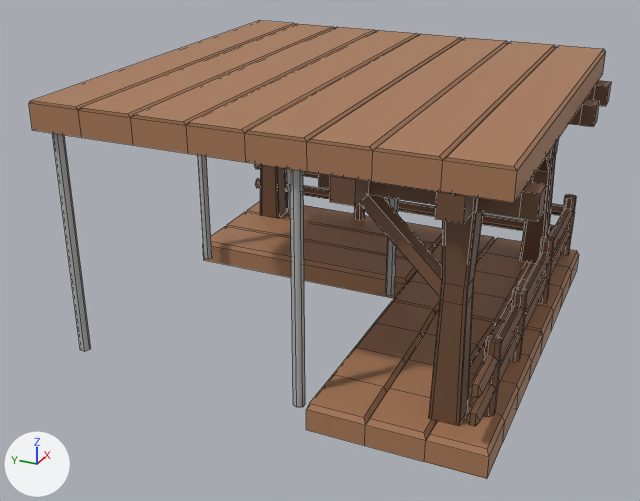
The FBX model Assets/3DModels/Buildings/Constructions/BasicElevator/BasicElevator_Corner_Down.fbx as it was, and as the next commit left it.
One viewpoint serves both versions: a 50 mm camera at (-14.96, -6.14, 8.78) aimed at (-0.55, 0.34, 1.57). Every picture has the same lights, and +X, +Y and +Z are marked at lower left. The first picture is the older version. Mesh edges are drawn as thin lines. Where no turn or scale is listed for an object, it has been applied to the vertices.

Script lines for the objects in view, before the commit:
```python
me_cube_022 = bpy.data.meshes.new('Cube.022')
me_cube_022.from_pydata(...)  # 912 vertices, 839 faces; spans x -4.0..4.25, y -4.25..4.0, z 0.0..5.0
me_cube_022.materials.append(mat_palette)  # picture img_palettetexture_png
ob_basicelevator_corner_down = bpy.data.objects.new('BasicElevator_Corner_Down', me_cube_022)
ob_basicelevator_corner_down.location = (0.0, 0.0, 0.0)
```
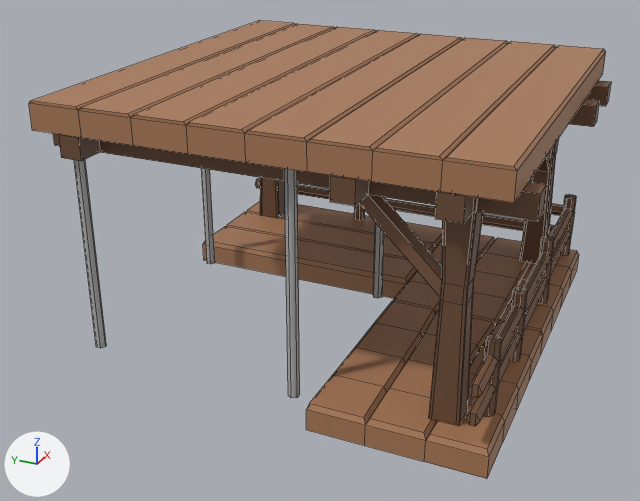
Boxes (x1, y1, x2, y2) around the edits, measured in the pictures (640 x 501 px; the box of a moved part takes in the faces that stretch with it):
```json
{"part": 1, "of": "me_cube_022", "change": "moved or reshaped", "before": [290, 169, 305, 407], "after": [284, 168, 300, 398]}
{"part": 2, "of": "me_cube_022", "change": "moved or reshaped", "before": [386, 198, 398, 296], "after": [373, 197, 385, 298]}
{"part": 3, "of": "me_cube_022", "change": "moved or reshaped", "before": [52, 133, 91, 352], "after": [74, 160, 106, 348]}
{"part": 4, "of": "me_cube_022", "change": "moved or reshaped", "before": [198, 155, 212, 259], "after": [202, 168, 215, 264]}
{"part": 5, "of": "me_cube_022", "change": "reshaped", "before": [569, 80, 611, 127], "after": [569, 80, 611, 127]}
{"part": 6, "of": "me_cube_022", "change": "moved or reshaped", "before": [319, 174, 547, 221], "after": [53, 133, 547, 221]}
```

Edits to the scene script, one JSON object a line:
```json
{"block": "me_cube_022", "where": "# used by ob_basicelevator_corner_down; location = (0.0, 0.0, 0.0)"}
{"op": "remove", "block": "me_cube_022", "code": "me_cube_022.from_pydata(...)  # 912 vertices, 839 faces; spans x -4.0..4.25, y -4.25..4.0, z 0.0..5.0"}
{"op": "add", "block": "me_cube_022", "code": "me_cube_022.from_pydata(...)  # 896 vertices, 828 faces; spans x -4.0..4.25, y -4.25..4.0, z 0.0..5.0"}
{"block": "me_cube_022", "change": "me_cube_022 part 1: the loose piece of 12 vertices spanning x -3.81..-3.61, y -0.79..-0.61, z 0.25..4.6 is moved by (0.21, 0.2, 0.0)"}
{"block": "me_cube_022", "change": "me_cube_022 part 2: the loose piece of 12 vertices spanning x 0.63..0.8, y -0.8..-0.6, z 0.25..4.6 is moved by (-0.21, 0.2, 0.0)"}
{"block": "me_cube_022", "change": "me_cube_022 part 3: the loose piece of 12 vertices spanning x -3.8..-3.63, y 3.6..3.8, z 0.25..4.6 is moved by (0.21, -0.2, 0.0)"}
{"block": "me_cube_022", "change": "me_cube_022 part 4: the loose piece of 12 vertices spanning x 0.63..0.8, y 3.6..3.8, z 0.25..4.6 is moved by (-0.21, -0.2, 0.0)"}
{"block": "me_cube_022", "change": "me_cube_022 part 5"}
{"block": "me_cube_022", "change": "16 vertices are removed from x 1.4..4.0, y -4.0..-1.37, z 4.1..4.5"}
{"block": "me_cube_022", "change": "28 faces are deleted"}
{"block": "me_cube_022", "change": "16 new faces join them"}
{"block": "me_cube_022", "change": "me_cube_022 part 6"}
{"block": "me_cube_022", "change": "16 vertices are removed from x -3.5..4.0, y -4.0..3.45, z 4.1..4.5"}
{"block": "me_cube_022", "change": "22 faces are deleted"}
{"block": "me_cube_022", "change": "10 vertices are added at x -4.0..-3.1, y 3.05..4.0, z 4.1..4.5"}
{"block": "me_cube_022", "change": "6 new vertices lie (0.0, 0.0, 0.4) away from vertices in x -4.0..-3.1, y 3.05..4.0, z 4.1"}
{"block": "me_cube_022", "change": "23 new faces join them"}
```
